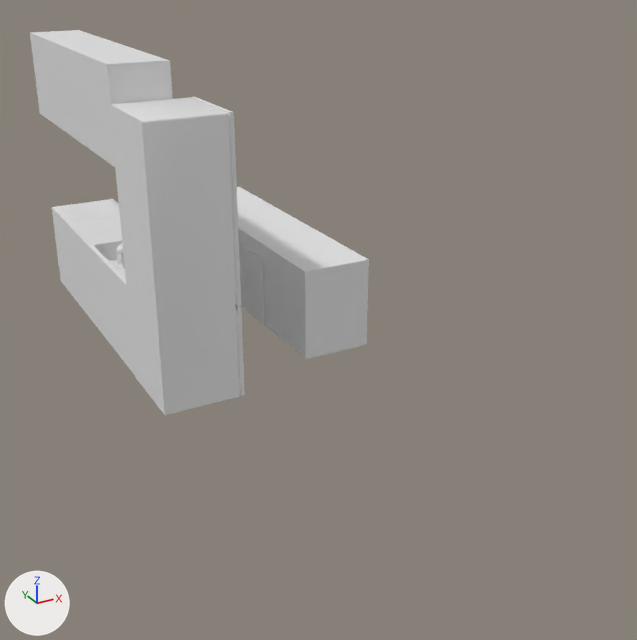
The FBX model Projektarbeit/Assets/FBX/KitchenAssets/Kitchen.fbx, before and after one commit.
One viewpoint serves both versions: a 50 mm camera at (1.0, -2.68, 4.37) aimed at (4.97, 4.55, 0.76). The lights are fixed; the arrows at lower left show +X, +Y and +Z. Where no turn or scale is listed for an object, it has been applied to the vertices.

Script lines for the objects in view, before the commit:
```python
me_mesh = bpy.data.meshes.new('Mesh')
me_mesh.from_pydata(...)  # 1540 vertices, 1474 faces; spans x -0.5..0.13, y 0.32..3.56, z 0.03..1.0
me_mesh_004 = bpy.data.meshes.new('Mesh.004')
me_mesh_004.from_pydata(...)  # 349 vertices, 323 faces; spans x -0.5..0.33, y 0.32..3.56, z 0.0..1.07
me_mesh_007 = bpy.data.meshes.new('Mesh.007')
me_mesh_007.from_pydata(...)  # 392 vertices, 378 faces; spans x -0.041..0.01, y 0.0..0.499, z 0.0..0.835
ob_door1 = bpy.data.objects.new('Door1', me_mesh_007)
ob_door1.location = (5.13, 6.2, 0.03)
ob_inselunten_1 = bpy.data.objects.new('InselUnten_1', me_mesh_004)
ob_inselunten_1.location = (3.84, 5.3, 0.0)
ob_regaleoben = bpy.data.objects.new('RegaleOben', me_mesh)
ob_regaleoben.location = (3.84, 5.3, 2.26)
# also in view: 'Kühlschrank' at (3.79, 5.15, 1.45); 'Island_fbx' at (5.54, 6.89, 0.53); 'Herd' at (3.83, 8.43, 0.55)
```
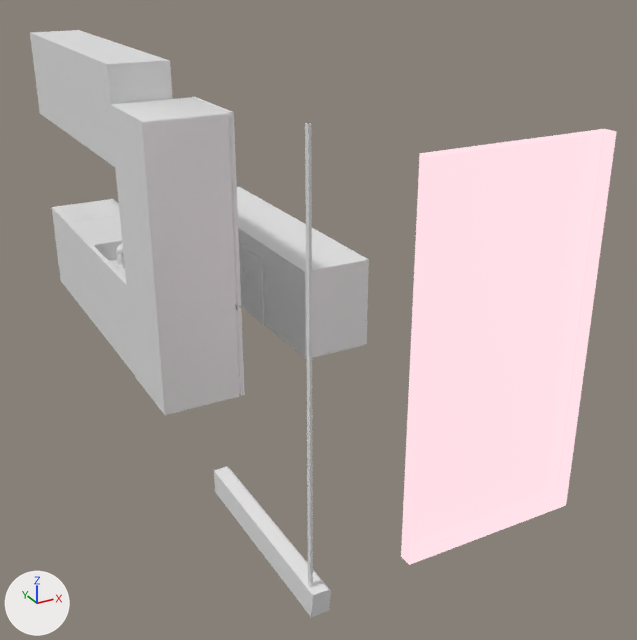
Location of each change, [x1, y1, x2, y2] in pixels of the pictures (637 x 640 px):
'BlackBoard', added: after [401, 129, 617, 565]
'KabelBox', added: after [214, 123, 331, 617]

Diff of the bpy script that builds the scene:
```diff
--- a/Projektarbeit/Assets/FBX/KitchenAssets/Kitchen.fbx.py
+++ b/Projektarbeit/Assets/FBX/KitchenAssets/Kitchen.fbx.py
@@ mat_rose @@
+mat_rose = principled_material('Rose')
+mat_rose.base_color = (0.0, 0.0, 0.0)  # black #000000
+mat_rose.emission_color = (1.0, 0.72, 0.785)  # white #ffdde5
+mat_rose.emission_strength = 1.0
@@ me_mesh_1 @@
+me_mesh_1.from_pydata([(-0.72, 0.48, 3.15), (-0.72, 0.37, 0.14), (-0.72, 0.48, 3.15), (0.8, 0.37, 0.14), (0.8, 0.48, 3.15), (0.8, 0.37, 3.15), (0.79, 0.48, 3.15), (-0.72, 0.37, 3.15), (-0.72, 0.48, 0.15), (-0.72, 0.48, 0.14), (0.79, 0.48, 0.15), (0.8, 0.48, 0.14)], [], [(11, 3, 1, 9), (4, 5, 3, 11), (0, 7, 5, 4), (9, 1, 7, 0), (9, 0, 2, 8), (6, 10, 8, 2), (11, 9, 8, 10), (4, 11, 10, 6), (0, 4, 6, 2)])
+me_mesh_1.materials.append(mat_rose)  # black #000000
@@ me_mesh_001_1 @@
+me_mesh_001_1.from_pydata(...)  # 22 vertices, 21 faces; spans x -0.21..-0.06, y -0.75..1.03, z -0.04..3.4
@@ ob_blackboard @@
+ob_blackboard = bpy.data.objects.new('BlackBoard', me_mesh_1)
+ob_blackboard.location = (4.8, 1.19, 0.0)
@@ ob_kabelbox @@
+ob_kabelbox = bpy.data.objects.new('KabelBox', me_mesh_001_1)
+ob_kabelbox.location = (3.5, 2.32, 0.0)
```
